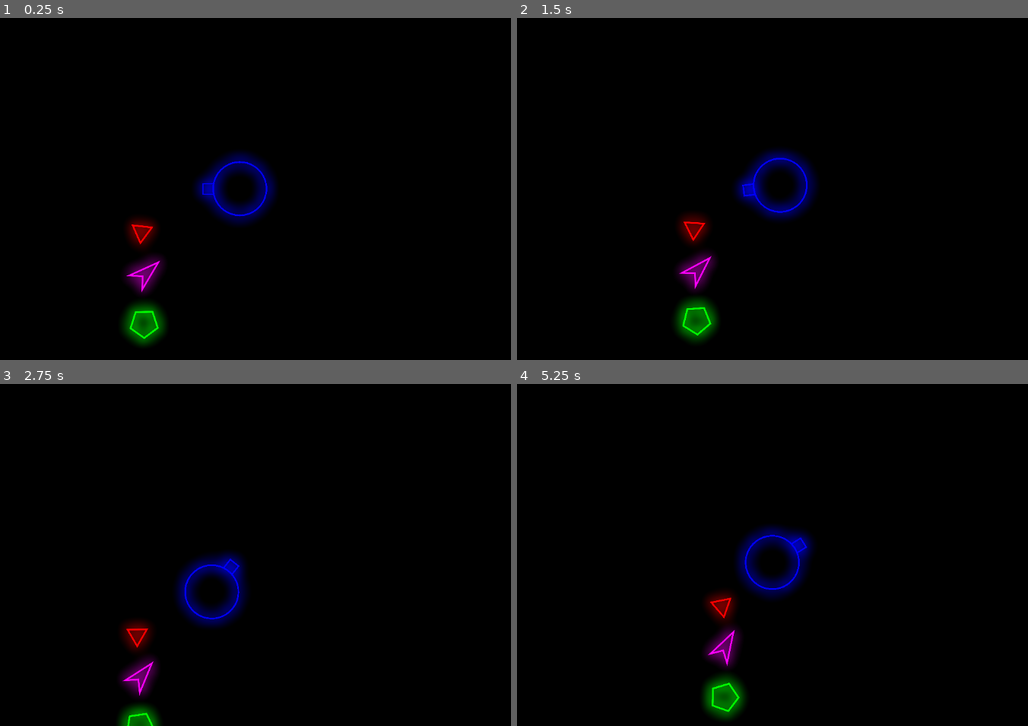
Above: before the commit, frames 1-4 (two rows, left to right).
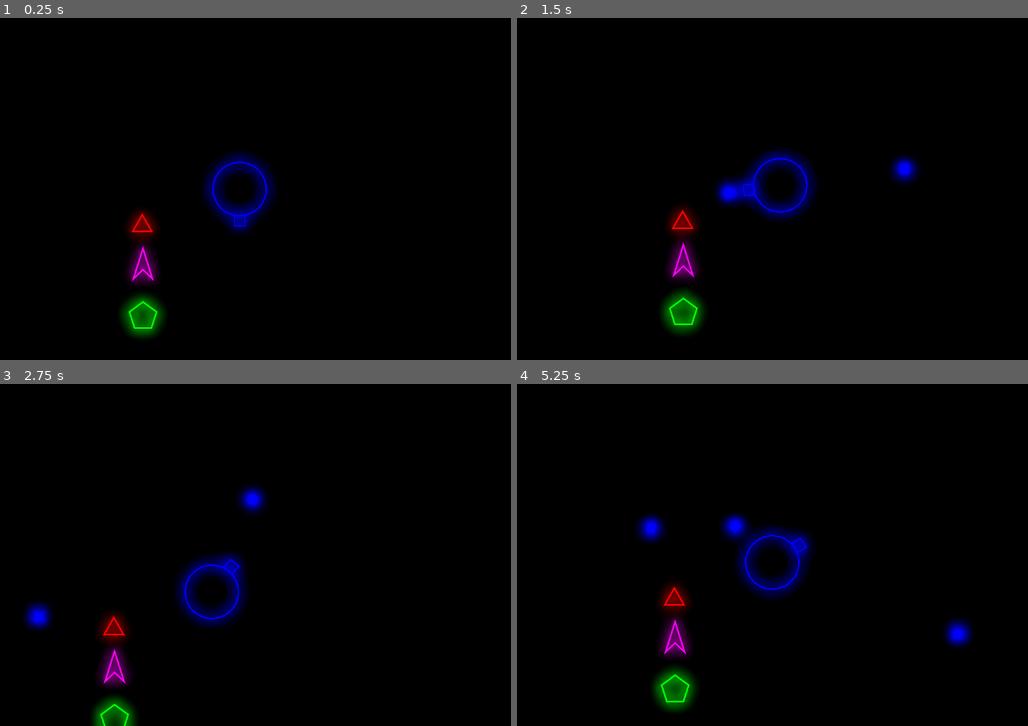
Above: after the commit, the same moments.

Repository: PrintedScripted/Socket---Pirate-Jam-25
Game: Godot game, scene res://Scenes/Map.tscn
The game is run twice, just before and just after one commit, with the same random seed, the same clock (stepped at 60 frames per second) and the same inputs.
Inputs (mouse positions are in pixels of both pictures, inside the frame that each line leads up to):
- Up to frame 1 (0.25 s): no input
- Up to frame 2 (1.5 s): move the mouse to (890, 171) at 0.52 s; click (890, 171) at 0.6 s; move the mouse to (634, 206) at 1.27 s; click (634, 206) at 1.35 s
- Up to frame 3 (2.75 s): move the mouse to (301, 479) at 2.02 s; click (301, 479) at 2.1 s
- Up to frame 4 (5.25 s): move the mouse to (726, 623) at 2.77 s; click (726, 623) at 2.85 s; move the mouse to (941, 606) at 3.52 s; click (941, 606) at 3.6 s; move the mouse to (573, 503) at 4.27 s; click (573, 503) at 4.35 s; move the mouse to (787, 555) at 5.02 s; click (787, 555) at 5.1 s

The runs differ from the first frame. In frame 1, 2.2% of the frame differs, in the area x 23-53%, y 41-96%; in frame 2, 3.2%; in frame 3, 3.3%; in frame 4, 4.8%, in the area x 23-90%, y 37-99%.
Error after the commit: Parse Error: Class "Enemy" hides a global script class. (res://Scripts/Enemy/enemy_base.gd:3)

Commit message:
Code updates

Diff:
--- a/socket---pirate-jam-2025/Scenes/Enemies/Dasher.tscn
+++ b/socket---pirate-jam-2025/Scenes/Enemies/Dasher.tscn
@@ -1,10 +1,15 @@
 [gd_scene load_steps=3 format=3 uid="uid://hy2i1qnbe8i5"]
 
 [ext_resource type="Texture2D" uid="uid://cnqu20xtvaf30" path="res://Sprites/Enemy/Dasher.png" id="1_a15u3"]
-[ext_resource type="Script" path="res://Scenes/Enemies/point_center.gd" id="2_2le20"]
+[ext_resource type="Script" path="res://Scripts/Enemy/enemy_base.gd" id="1_w643j"]
 
-[node name="Dasher" type="Node2D"]
+[node name="Dasher" type="CharacterBody2D" groups=["Enemy"]]
+collision_layer = 0
+motion_mode = 1
+script = ExtResource("1_w643j")
+
+[node name="CollisionPolygon2D" type="CollisionPolygon2D" parent="."]
+polygon = PackedVector2Array(-69, 95, 1, 29, 70, 94, 0, -125)
 
 [node name="Sprite2D" type="Sprite2D" parent="."]
 texture = ExtResource("1_a15u3")
-script = ExtResource("2_2le20")
--- a/socket---pirate-jam-2025/Scenes/Enemies/Striker.tscn
+++ b/socket---pirate-jam-2025/Scenes/Enemies/Striker.tscn
@@ -1,10 +1,16 @@
 [gd_scene load_steps=3 format=3 uid="uid://c16755oqq5wqb"]
 
 [ext_resource type="Texture2D" uid="uid://c0lttl5ko4v8t" path="res://Sprites/Enemy/Striker.png" id="1_nl04r"]
-[ext_resource type="Script" path="res://Scenes/Enemies/point_center.gd" id="2_1fevd"]
+[ext_resource type="Script" path="res://Scripts/Enemy/enemy_base.gd" id="2_tlg3w"]
 
 [node name="Striker" type="Node2D"]
 
 [node name="Sprite2D" type="Sprite2D" parent="."]
 texture = ExtResource("1_nl04r")
-script = ExtResource("2_1fevd")
+script = ExtResource("2_tlg3w")
+
+[node name="Area2D" type="Area2D" parent="."]
+collision_layer = 2
+
+[node name="CollisionPolygon2D" type="CollisionPolygon2D" parent="Area2D"]
+polygon = PackedVector2Array(0, -59, -70, 61, 69, 61)
--- a/socket---pirate-jam-2025/Scenes/Enemies/Warper.tscn
+++ b/socket---pirate-jam-2025/Scenes/Enemies/Warper.tscn
@@ -1,10 +1,16 @@
 [gd_scene load_steps=3 format=3 uid="uid://bre27k0wm1qsp"]
 
 [ext_resource type="Texture2D" uid="uid://8p0d7sy63ik4" path="res://Sprites/Enemy/Warper.png" id="1_lf84r"]
-[ext_resource type="Script" path="res://Scenes/Enemies/point_center.gd" id="2_gpdv3"]
+[ext_resource type="Script" path="res://Scripts/Enemy/enemy_base.gd" id="2_w22rs"]
 
 [node name="Warper" type="Node2D"]
 
 [node name="Sprite2D" type="Sprite2D" parent="."]
 texture = ExtResource("1_lf84r")
-script = ExtResource("2_gpdv3")
+script = ExtResource("2_w22rs")
+
+[node name="Area2D" type="Area2D" parent="."]
+collision_layer = 2
+
+[node name="CollisionPolygon2D" type="CollisionPolygon2D" parent="Area2D"]
+polygon = PackedVector2Array(-2, -82, 89, -15, 54, 93, -59, 93, -94, -15)
--- a/socket---pirate-jam-2025/Scenes/Enemies/point_center.gd
+++ /dev/null
@@ -1,14 +0,0 @@
-extends Sprite2D
-
-var move: int =  1;
-# Called when the node enters the scene tree for the first time.
-func _ready() -> void:
-	pass # Replace with function body.
-
-
-# Called every frame. 'delta' is the elapsed time since the previous frame.
-func _process(_delta: float):
-	look_at(Vector2(0,0))
-	rotation_degrees += 90
-	set_position(Vector2(move, 50))
-	move += 1
--- a/socket---pirate-jam-2025/Scenes/Map.tscn
+++ b/socket---pirate-jam-2025/Scenes/Map.tscn
@@ -2,7 +2,7 @@
 
 [ext_resource type="Texture2D" uid="uid://d3m24njyngnxv" path="res://Sprites/black_background.png" id="1_hecyh"]
 [ext_resource type="PackedScene" uid="uid://drjj7gl8k7x17" path="res://Scenes/Player/Player.tscn" id="2_xm666"]
-[ext_resource type="Script" path="res://Scripts/camera.gd" id="3_k5hh6"]
+[ext_resource type="Script" path="res://Scripts/Misc/camera.gd" id="3_k5hh6"]
 [ext_resource type="PackedScene" uid="uid://c16755oqq5wqb" path="res://Scenes/Enemies/Striker.tscn" id="4_aio3x"]
 [ext_resource type="PackedScene" uid="uid://hy2i1qnbe8i5" path="res://Scenes/Enemies/Dasher.tscn" id="5_kdxtk"]
 [ext_resource type="PackedScene" uid="uid://bre27k0wm1qsp" path="res://Scenes/Enemies/Warper.tscn" id="6_lyvri"]
--- a/socket---pirate-jam-2025/Scenes/Player/Player.tscn
+++ b/socket---pirate-jam-2025/Scenes/Player/Player.tscn
@@ -1,10 +1,14 @@
-[gd_scene load_steps=7 format=3 uid="uid://drjj7gl8k7x17"]
+[gd_scene load_steps=9 format=3 uid="uid://drjj7gl8k7x17"]
 
 [ext_resource type="Texture2D" uid="uid://bievvjtnp17v3" path="res://Sprites/Player/Center_sprite.png" id="1_h5qtt"]
 [ext_resource type="Shader" path="res://Shaders/Glow.gdshader" id="1_kydsr"]
-[ext_resource type="Script" path="res://Scripts/aim_primary.gd" id="2_ktup5"]
+[ext_resource type="Script" path="res://Scripts/Weapon/aim_primary.gd" id="2_ktup5"]
 [ext_resource type="PackedScene" uid="uid://b8vj5mdvid2gn" path="res://Scenes/Player/Primary_Weapon.tscn" id="2_xqwic"]
+[ext_resource type="PackedScene" uid="uid://deb6ddak4as6l" path="res://Scenes/Player/cannon_projectile.tscn" id="3_che54"]
 [ext_resource type="PackedScene" uid="uid://dr5v3sk27u6pe" path="res://Scenes/Player/Secondary_Weapon.tscn" id="3_p858f"]
+
+[sub_resource type="CircleShape2D" id="CircleShape2D_0kigr"]
+radius = 206.022
 
 [sub_resource type="ShaderMaterial" id="ShaderMaterial_7su6x"]
 shader = ExtResource("1_kydsr")
@@ -13,13 +17,22 @@
 shader_parameter/glow_shift = 5.0
 shader_parameter/glow_radius = 6.0
 
-[node name="Player" type="Node2D"]
+[node name="Player" type="CharacterBody2D" groups=["Player"]]
+rotation = -1.5708
+
+[node name="CollisionShape2D" type="CollisionShape2D" parent="."]
+shape = SubResource("CircleShape2D_0kigr")
 
 [node name="Center" type="Sprite2D" parent="."]
 texture = ExtResource("1_h5qtt")
 script = ExtResource("2_ktup5")
+projectile = ExtResource("3_che54")
 
 [node name="Secondary_Weapon" parent="Center" instance=ExtResource("3_p858f")]
 material = SubResource("ShaderMaterial_7su6x")
 
 [node name="Primary_Weapon" parent="Center" instance=ExtResource("2_xqwic")]
+
+[node name="Projectile_Spawn1" type="Marker2D" parent="Center"]
+position = Vector2(1200, 0)
+gizmo_extents = 0.0
--- a/socket---pirate-jam-2025/Scenes/Player/Primary_Weapon.tscn
+++ b/socket---pirate-jam-2025/Scenes/Player/Primary_Weapon.tscn
@@ -1,6 +1,6 @@
 [gd_scene load_steps=2 format=3 uid="uid://b8vj5mdvid2gn"]
 
-[ext_resource type="Texture2D" uid="uid://cbrbgic8deoue" path="res://Sprites/Player/Weapons/Weapon_Cannon.png" id="1_ahh66"]
+[ext_resource type="Texture2D" uid="uid://cbrbgic8deoue" path="res://Sprites/Player/Weapons/Part1/Weapon_Cannon.png" id="1_ahh66"]
 
 [node name="Primary_Weapon" type="Node2D"]
 
--- /dev/null
+++ b/socket---pirate-jam-2025/Scenes/Player/cannon_projectile.tscn
@@ -0,0 +1,25 @@
+[gd_scene load_steps=4 format=3 uid="uid://deb6ddak4as6l"]
+
+[ext_resource type="Script" path="res://Scripts/Weapon/cannon_projectile.gd" id="1_02vyb"]
+[ext_resource type="Texture2D" uid="uid://5nkwjsatrtjd" path="res://Sprites/drone.png" id="2_1xjs4"]
+
+[sub_resource type="CircleShape2D" id="CircleShape2D_c16bx"]
+radius = 171.977
+
+[node name="Cannon Projectile" type="Area2D"]
+collision_mask = 6
+script = ExtResource("1_02vyb")
+
+[node name="Sprite2D" type="Sprite2D" parent="."]
+modulate = Color(0, 0, 1.2, 1)
+scale = Vector2(50, 50)
+texture = ExtResource("2_1xjs4")
+
+[node name="CollisionShape2D" type="CollisionShape2D" parent="."]
+shape = SubResource("CircleShape2D_c16bx")
+
+[node name="Timer" type="Timer" parent="."]
+wait_time = 5.0
+one_shot = true
+
+[connection signal="timeout" from="Timer" to="." method="_on_timer_timeout"]
--- /dev/null
+++ b/socket---pirate-jam-2025/Scripts/Enemy/enemy_base.gd
@@ -0,0 +1,14 @@
+extends CharacterBody2D
+
+class_name Enemy
+
+var speed: float = 100.0
+var health: float = 100.0
+var target: Player
+
+func _physics_process(delta: float) -> void:
+	if target == null:
+		target = get_tree().get_nodes_in_group("Player")[0]
+	if target != null:
+		velocity = position.direction_to(target.position) * speed * delta
+		move_and_slide()
--- /dev/null
+++ b/socket---pirate-jam-2025/Scripts/Enemy/point_center.gd
@@ -0,0 +1,16 @@
+extends CharacterBody2D
+
+class_name Enemy
+
+var speed: float = 100.0
+var health: float = 100.0
+var target: Player
+
+func _physics_process(delta: float) -> void:
+	if target == null:
+		target = get_tree().get_nodes_in_group("Player")[0]
+	if target != null:
+		velocity = position.direction_to(target.position) * speed * delta
+		move_and_slide()
+		look_at(target.global_position)
+		rotation_degrees += 90
--- a/socket---pirate-jam-2025/Scripts/aim_primary.gd
+++ b/socket---pirate-jam-2025/Scripts/Weapon/aim_primary.gd
@@ -1,5 +1,8 @@
 extends Sprite2D
 
+class_name Player
+
+@export var projectile: PackedScene
 
 # Called when the node enters the scene tree for the first time.
 func _ready() -> void:
@@ -10,3 +13,9 @@
 func _process(_delta: float) -> void:
 	look_at(get_global_mouse_position());
 	rotation_degrees += 90
+	if Input.is_action_just_pressed("Trigger_Main_Attack"): shoot()
+
+func shoot() -> void:
+	var inst: Projectile = projectile.instantiate()
+	owner.add_child(inst)
+	inst.transform = $Projectile_Spawn1.global_transform
--- /dev/null
+++ b/socket---pirate-jam-2025/Scripts/Weapon/cannon_projectile.gd
@@ -0,0 +1,18 @@
+extends Area2D
+
+class_name Projectile
+
+var lifespan: float = 2
+var speed: float = 50.0
+
+func _physics_process(delta: float) -> void:
+	position += transform.x * speed
+
+func _ready() -> void:
+	body_entered.connect(on_body_entered)
+	await get_tree().create_timer(lifespan).timeout
+	queue_free()
+
+
+func on_body_entered(body: Node2D) -> void:
+	print(body.name)
--- a/socket---pirate-jam-2025/project.godot
+++ b/socket---pirate-jam-2025/project.godot
@@ -13,13 +13,32 @@
 config/name="Socket - Pirate Jam 2025"
 run/main_scene="res://Scenes/Map.tscn"
 config/features=PackedStringArray("4.3", "GL Compatibility")
-config/icon="res://icon.svg"
+config/icon="res://Sprites/icon.svg"
 
 [display]
 
-mouse_cursor/custom_image="res://Sprites/Untitled.png"
+mouse_cursor/custom_image="res://Sprites/Crosshair.png"
 mouse_cursor/custom_image_hotspot=Vector2(10, 10)
 mouse_cursor/tooltip_position_offset=Vector2(0, 0)
+
+[global_group]
+
+Enemy=""
+Player=""
+
+[input]
+
+Trigger_Main_Attack={
+"deadzone": 0.5,
+"events": [Object(InputEventMouseButton,"resource_local_to_scene":false,"resource_name":"","device":-1,"window_id":0,"alt_pressed":false,"shift_pressed":false,"ctrl_pressed":false,"meta_pressed":false,"button_mask":1,"position":Vector2(110, 17),"global_position":Vector2(119, 63),"factor":1.0,"button_index":1,"canceled":false,"pressed":true,"double_click":false,"script":null)
+]
+}
+
+[layer_names]
+
+2d_physics/layer_1="Player"
+2d_physics/layer_2="Enemy"
+2d_physics/layer_3="Collector"
 
 [rendering]
 
Renamed: socket---pirate-jam-2025/Scripts/camera.gd -> socket---pirate-jam-2025/Scripts/Misc/camera.gd
Renamed: socket---pirate-jam-2025/Sprites/Untitled.png -> socket---pirate-jam-2025/Sprites/Crosshair.png
Not shown, changed: socket---pirate-jam-2025/Sprites/Crosshair.png.import
Renamed: socket---pirate-jam-2025/Sprites/Player/Weapons/Weapon_Cannon.png -> socket---pirate-jam-2025/Sprites/Player/Weapons/Part1/Weapon_Cannon.png
Not shown, changed: socket---pirate-jam-2025/Sprites/Player/Weapons/Part1/Weapon_Cannon.png.import
Renamed: socket---pirate-jam-2025/icon.svg -> socket---pirate-jam-2025/Sprites/icon.svg
Not shown, changed: socket---pirate-jam-2025/Sprites/icon.svg.import
